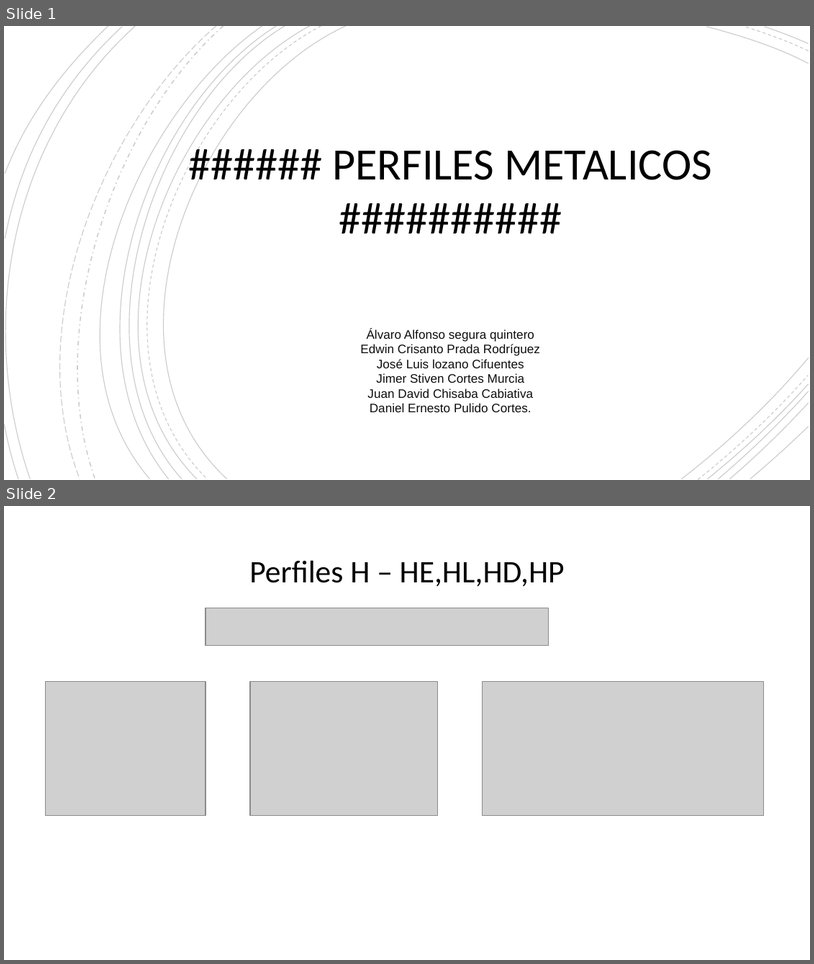
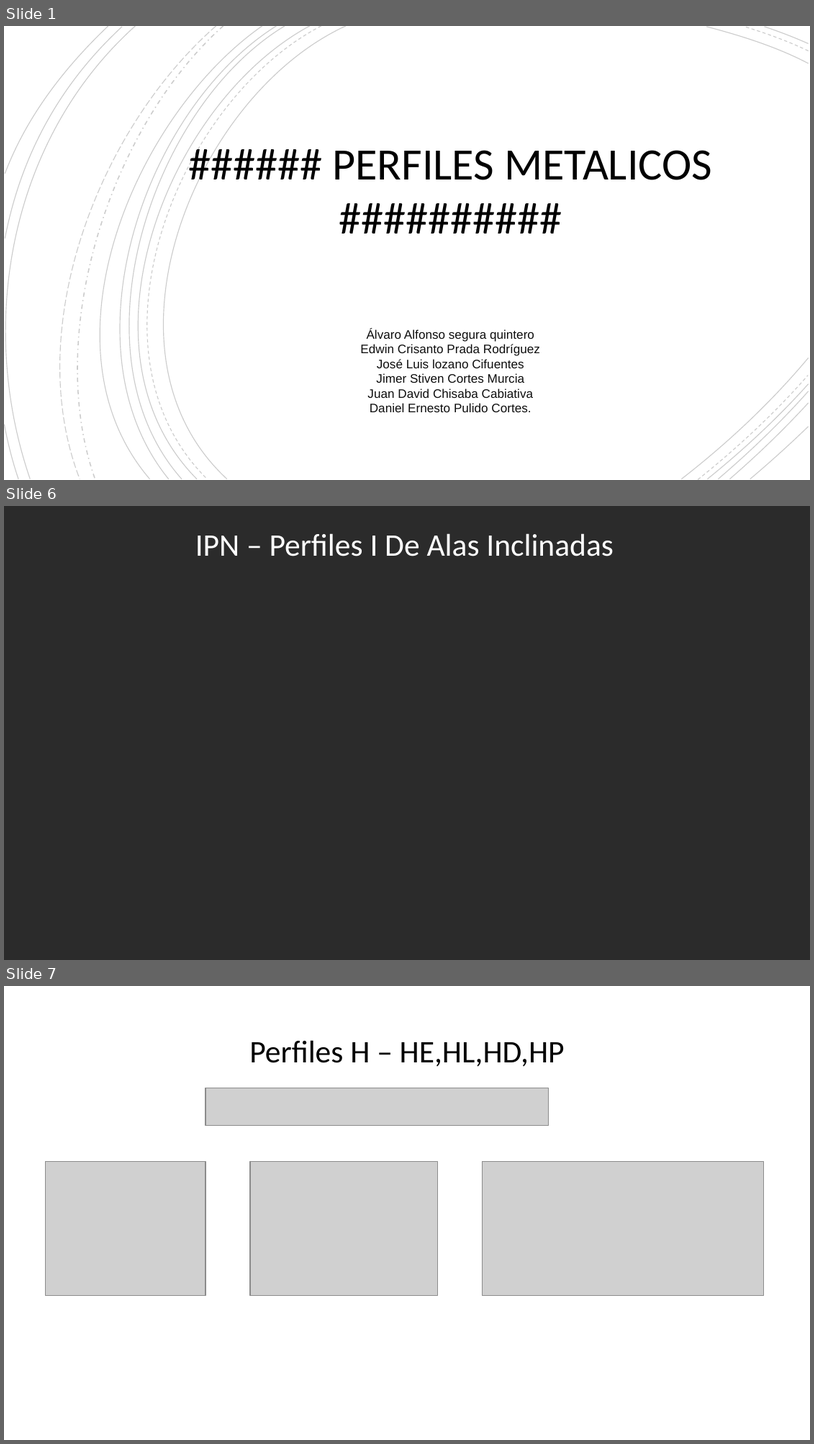
Before and after one commit to DanielPulido026/Carpinteria, a slide deck: Perfiles metalicos.pptx. Shown one above the other, each under a label of ours: slides 1 and 2 before the commit, slides 1, 6 and 7 after it; the slides between them are not shown. The pictures are 814x964 and 814x1444 pixels, drawn with LibreOffice and Linux fonts; fonts in the diff are those of the drawing; grey boxes stand for pictures; background and template pictures are left out; a plain dark background stands for a picture behind light text. Boxes give left, top, right and bottom in pixels: in the first picture for what was removed or moved away, otherwise in the second. Text is boxed around its words. In the diff, an @@ line names an element or a change of style, - is before the commit and + after.

```diff
--- a/Perfiles metalicos.pptx
+++ b/Perfiles metalicos.pptx
@@ slide 6 added at <box>4,506,810,960</box>, background picture (left out) @@
@@ text added at <box>196,533,613,556</box>, 28 pt, text #FFFFFF @@
+IPN – Perfiles I De Alas Inclinadas
@@ what was slide 2 is now slide 7 @@
```
Also in this commit, not shown: 10 other slides added, 1 slide removed.
